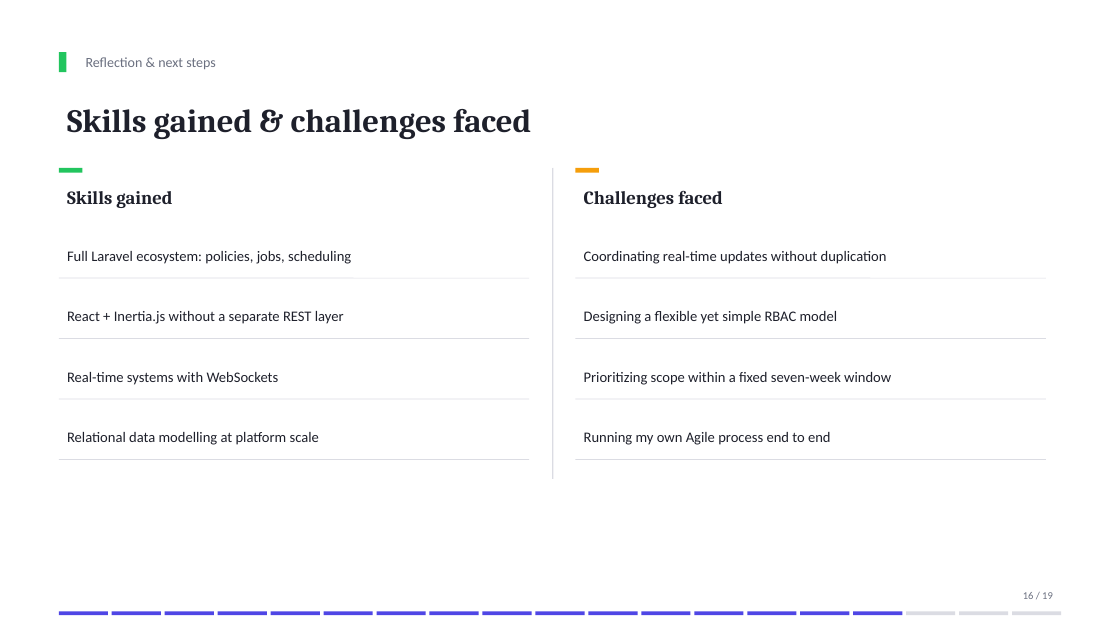
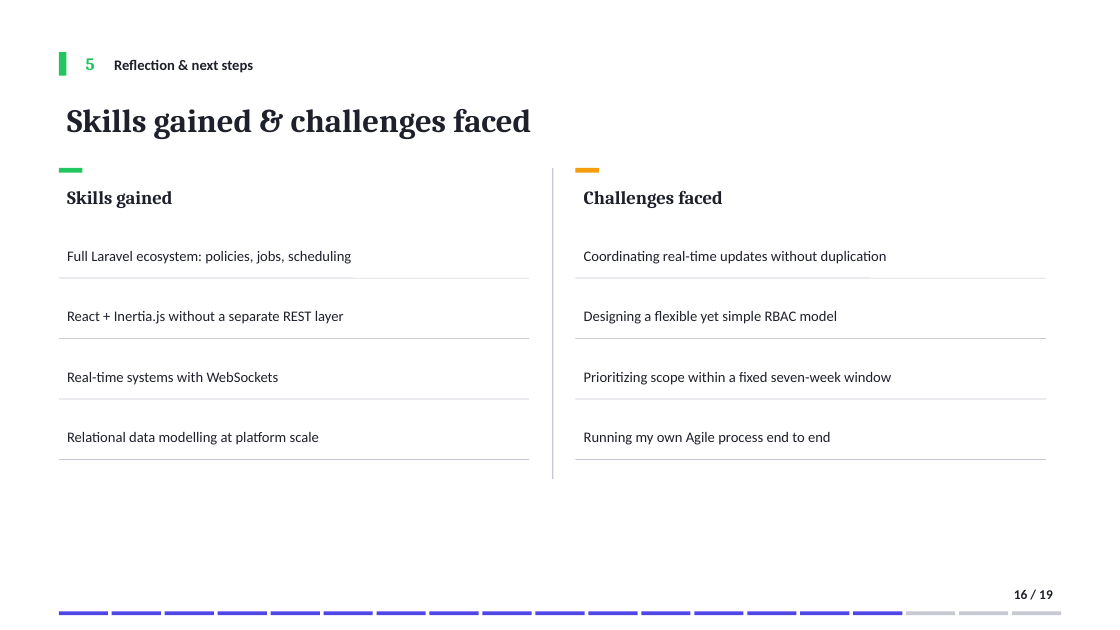
Before and after one commit to domdomxy/synkro, a slide deck: slide 16 of Synkro_PFA_Defense.pptx. Drawn at 1120x630 pixels with LibreOffice and Linux fonts; fonts in the diff are those of the drawing. Boxes give left, top, right and bottom in pixels: in the first picture for what was removed or moved away, otherwise in the second. Text is boxed around its words. In the diff, an @@ line names an element or a change of style, - is before the commit and + after.

```diff
--- a/Synkro_PFA_Defense.pptx
+++ b/Synkro_PFA_Defense.pptx
@@ rectangle: place and size @@
-rectangle at [59, 52, 66, 72]
+rectangle at [59, 52, 66, 76]
@@ text added at [86, 58, 95, 70], 15 pt, text #22C55E, bold @@
+5
@@ text "Reflection & next steps": place and size @@
-text "Reflection & next steps" at [86, 57, 216, 69]
+text "Reflection & next steps" at [114, 60, 253, 73]
@@ text "Reflection & next steps" at [114, 60, 253, 73]: size 12 to 12.5 pt, text colour #6B7080 to #1E202B, bold on @@
@@ line (553, 168) - (553, 479): stroke #DBDCE3 1 pt to #C7C9D3 1 pt @@
@@ line (59, 339) - (529, 339): stroke #DBDCE3 0.5 pt to #C7C9D3 0.5 pt @@
@@ line (576, 339) - (1046, 339): stroke #DBDCE3 0.5 pt to #C7C9D3 0.5 pt @@
@@ line (59, 460) - (529, 460): stroke #DBDCE3 0.5 pt to #C7C9D3 0.5 pt @@
@@ line (576, 460) - (1046, 460): stroke #DBDCE3 0.5 pt to #C7C9D3 0.5 pt @@
@@ text "16 / 19": place and size @@
-text "16 / 19" at [1023, 592, 1053, 599]
+text "16 / 19" at [1014, 590, 1053, 599]
@@ text "16 / 19" at [1014, 590, 1053, 599]: size 9 to 11.5 pt, text colour #6B7080 to #1E202B, bold on @@
@@ fill #DBDCE3 to #C7C9D3 in 3 elements at [907, 612, 956, 615], [960, 612, 1009, 615], [1012, 612, 1062, 615] @@
```
Also in this commit, not shown: 18 other slides changed, 2 other files.
